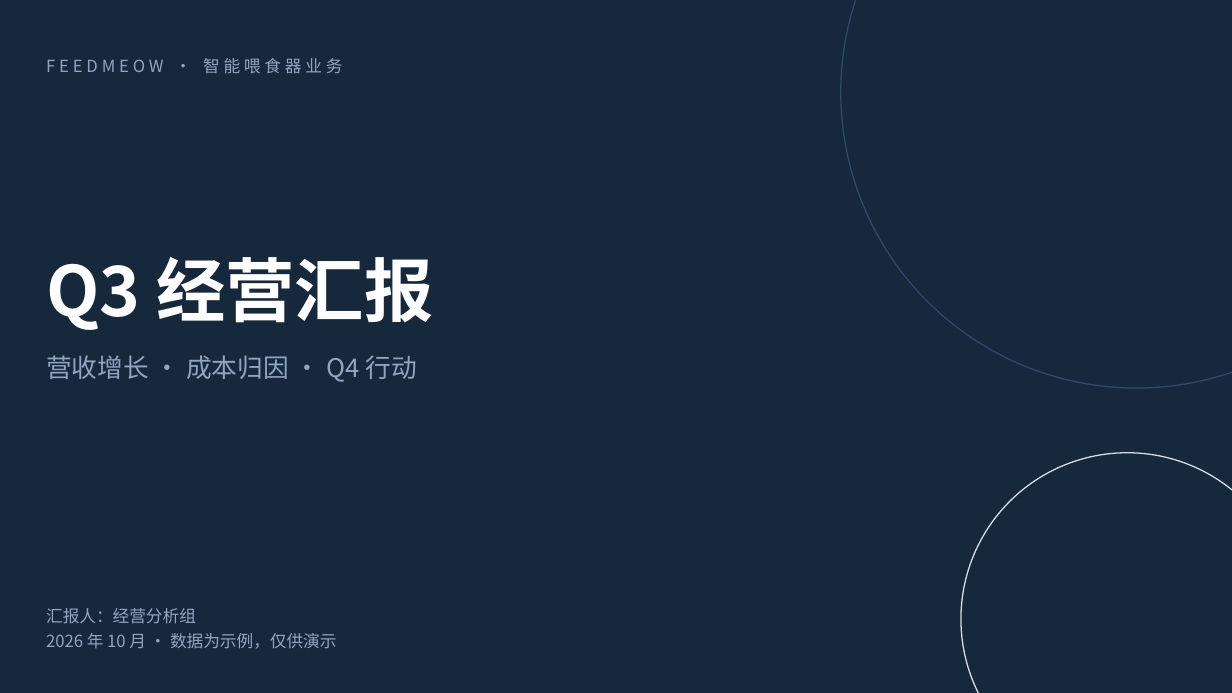
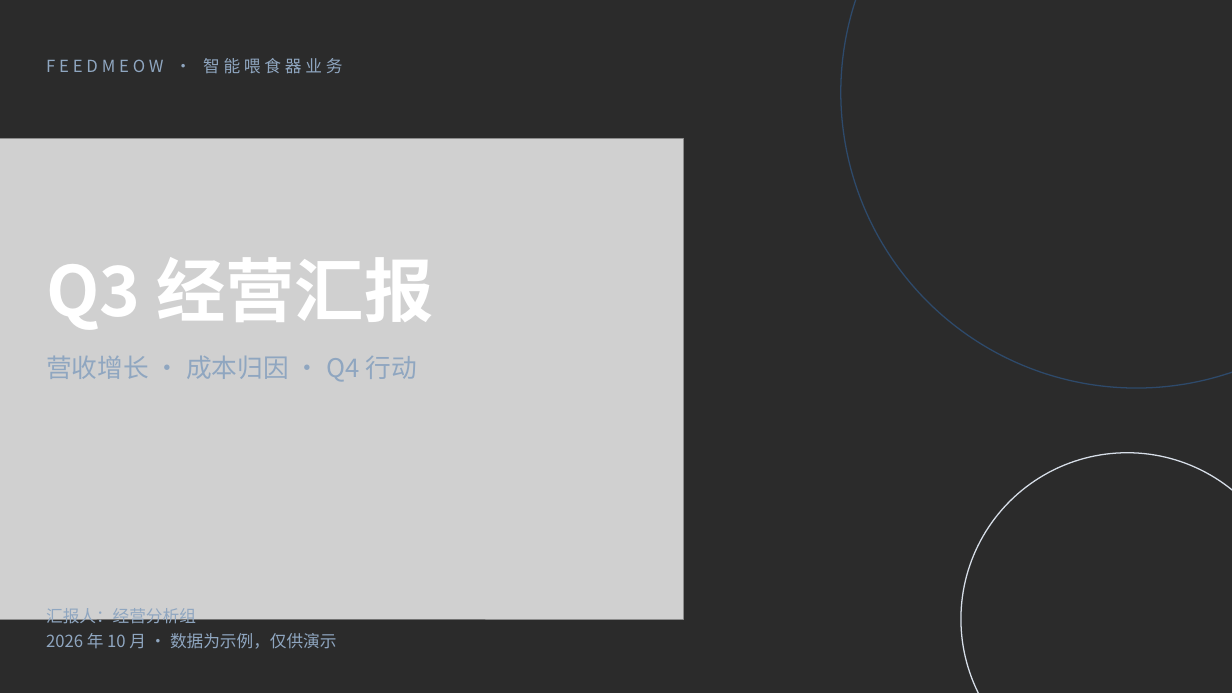
Before and after one commit to LemonZZH/Office-Agent, a slide deck: slide 1 of examples/quarterly-report/Q3经营汇报-智能喂食器业务.pptx. Drawn at 1232x693 pixels with LibreOffice and Linux fonts; fonts in the diff are those of the drawing; grey boxes stand for pictures; background and template pictures are left out; a plain dark background stands for a picture behind light text. Boxes give left, top, right and bottom in pixels: in the first picture for what was removed or moved away, otherwise in the second. Text is boxed around its words. In the diff, an @@ line names an element or a change of style, - is before the commit and + after.

```diff
--- a/examples/quarterly-report/Q3经营汇报-智能喂食器业务.pptx
+++ b/examples/quarterly-report/Q3经营汇报-智能喂食器业务.pptx
@@ background #16283C to picture (left out) @@
@@ picture added at box(0, 139, 684, 619) @@
```
Also in this commit, not shown: 3 other slides changed, 10 other files.
